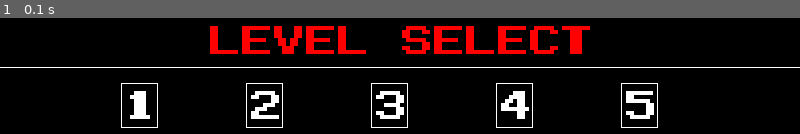
Above: before the commit, frame 1.
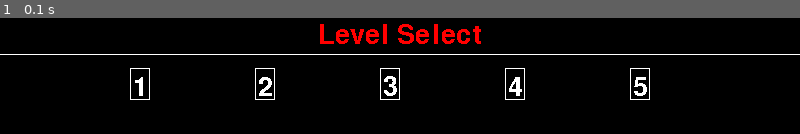
Above: after the commit, the same moment.

Repository: Samrocks58/coding-stuff
Game: pygame game, started from invade_space.py
Same seed, same stepped clock (60 frames per second), same inputs: the game is played once before the commit and once after it.
Inputs:
- Up to frame 1 (0.1 s): no input

The runs differ from the first frame. In frame 1, 11% of the frame differs, in the area x 0-100%, y 5-95%.

Commit message:
Update level.py

Diff:
--- a/level.py
+++ b/level.py
@@ -6,8 +6,10 @@
     max_height=600
     screen=pygame.display.set_mode((max_width, max_height))
     pygame.font.init()
-    levelfont=pygame.font.Font(r"C:\Users\smprc\OneDrive\Desktop\sharingcodebetweencomputers\\zig.ttf", 40)
+    pygame.mouse.set_visible(True)
+    levelfont=pygame.font.Font(r"zig.ttf", 40)
     levelrects={}
+    eventKeys=[pygame.K_1, pygame.K_2, pygame.K_3, pygame.K_4, pygame.K_5]
 
     while True:
         screen.fill(black)
@@ -30,6 +32,10 @@
             if event.type == pygame.KEYDOWN:
                 if event.key == pygame.K_q:
                     quit()
+                else:
+                    for k in eventKeys:
+                        if event.key == k:
+                            return eventKeys.index(k)+1
             if event.type == pygame.MOUSEBUTTONDOWN:
                 mousepos = pygame.mouse.get_pos()
                 for i in range(len(levelrects)):
